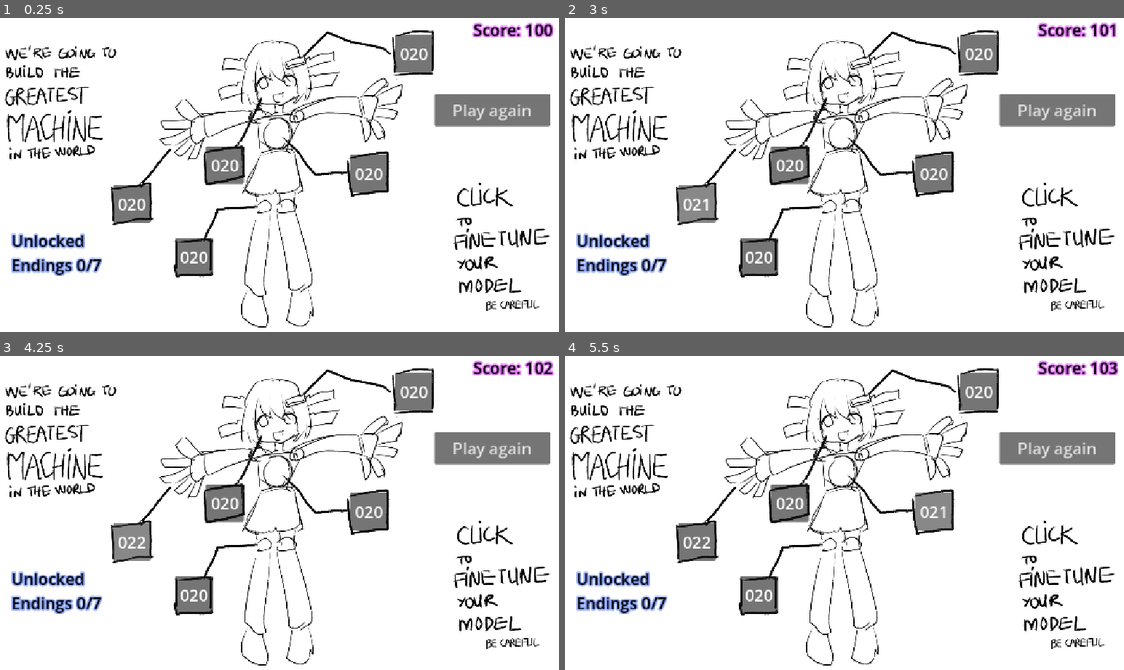
Above: before the commit, frames 1-4 (two rows, left to right).
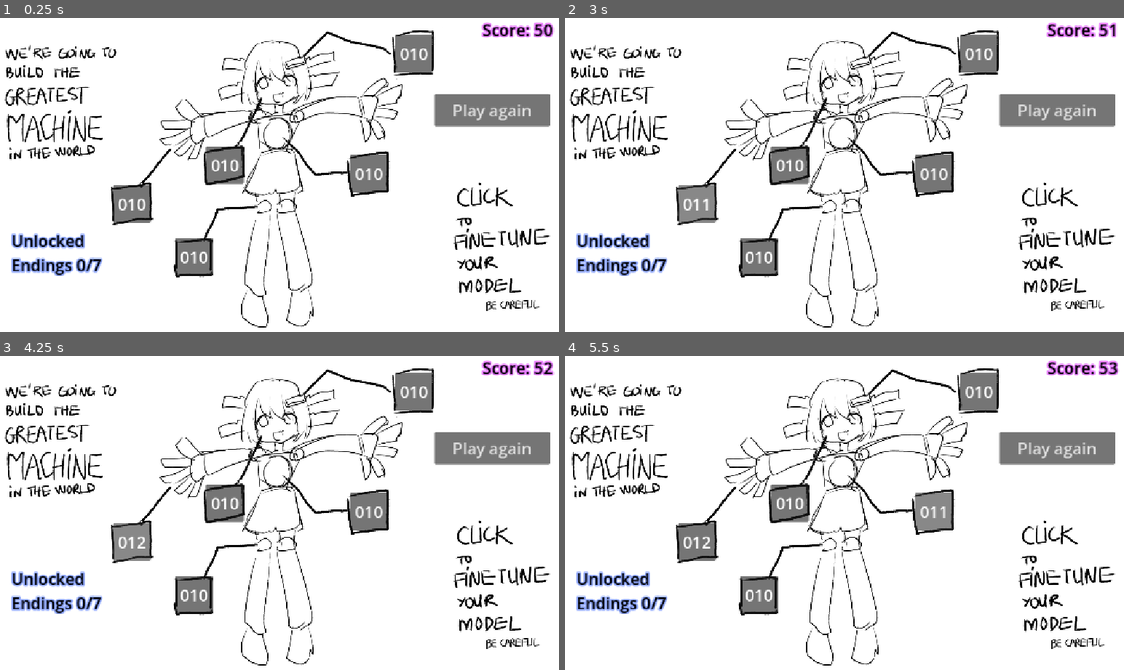
Above: after the commit, the same moments.

Repository: minh711/godot_finetuner-simulator
Game: Godot game, scene res://main.tscn
Same seed, same stepped clock (60 frames per second), same inputs: the game is played once before the commit and once after it.
Inputs:
- Up to frame 1 (0.25 s): no input
- Up to frame 2 (3 s): click "Play again" at 0.5 s; click "Play again" at 1.25 s; click "Play again" at 2 s; click "020" (after the commit: "010") at 2.75 s
- Up to frame 3 (4.25 s): click "021" (after the commit: "011") at 3.5 s
- Up to frame 4 (5.5 s): click "022" (after the commit: "012") at 4.25 s; click "020" (after the commit: "010") at 5 s

The runs differ from the first frame. In frame 1, 0.6% of the frame differs, in the area x 22-98%, y 1-79%; in frame 2, 0.6%; in frame 3, 0.6%; in frame 4, 0.6%.

Commit message:
feat: ending logic

Diff:
--- a/control.gd
+++ b/control.gd
@@ -1,37 +1,40 @@
 extends Control
 
 var specs = {}
-var last_hand_value := 20
+var last_values := {}
+var UPGRADE_VALUE = 15
+var DEFAULT_VALUE = 10
+var DOWNGRADE_VALUE = 5
 
 # Called when the node enters the scene tree for the first time.
 func _ready() -> void:
 	# --- Create Specs ---
 	var hand_spec = Spec.new()
-	hand_spec.value = 20
+	hand_spec.value = DEFAULT_VALUE
 	hand_spec.name = "Connectivity"
 	hand_spec.code = "CNT"
 	hand_spec.description = "The ability of the model to connect to a thing."
 
 	var core_spec = Spec.new()
-	core_spec.value = 20
+	core_spec.value = DEFAULT_VALUE
 	core_spec.name = "Core"
 	core_spec.code = "COR"
 	core_spec.description = "Central processing unit."
 
 	var interface_spec = Spec.new()
-	interface_spec.value = 20
+	interface_spec.value = DEFAULT_VALUE
 	interface_spec.name = "Interface"
 	interface_spec.code = "INT"
 	interface_spec.description = "Interaction layer."
 
 	var processor_spec = Spec.new()
-	processor_spec.value = 20
+	processor_spec.value = DEFAULT_VALUE
 	processor_spec.name = "Processor"
 	processor_spec.code = "CPU"
 	processor_spec.description = "Handles computation."
 
 	var leg_spec = Spec.new()
-	leg_spec.value = 20
+	leg_spec.value = DEFAULT_VALUE
 	leg_spec.name = "Mobility"
 	leg_spec.code = "LEG"
 	leg_spec.description = "Movement capability."
@@ -45,9 +48,11 @@
 
 	# --- Apply spec to each button immediately ---
 	for button in specs.keys():
+		var spec = specs[button]
+		last_values[spec.code] = spec.value
 		apply_spec_to_button(button)
 
-	$UnlockedEndings.text = "Unlocked\nEndings " + str(Global.unlocked_endings) + "/7"
+	$UnlockedEndings.text = "Unlocked\nEndings " + str(Global.unlocked_endings.size()) + "/7"
 
 
 # Called every frame. 'delta' is the elapsed time since the previous frame.
@@ -96,13 +101,13 @@
 	]
 
 	# --- COLOR LOGIC ---
-	if spec.value >= 30:
+	if spec.value >= UPGRADE_VALUE:
 		var green = Color(0, 1, 0)
 		button.add_theme_color_override("font_color", green)
 		button.add_theme_color_override("font_hover_color", green)
 		button.add_theme_color_override("font_pressed_color", green)
 
-	elif spec.value <= 10:
+	elif spec.value <= DOWNGRADE_VALUE:
 		var red = Color(1, 0, 0)
 		button.add_theme_color_override("font_color", red)
 		button.add_theme_color_override("font_hover_color", red)
@@ -148,24 +153,67 @@
 		sum += spec.value
 		$Score.text = "Score: %d" % sum
 
-	if last_hand_value < 30 and hand.value >= 30:
-		$Hand.texture = load("res://assets/hand_3.png")
-		play_sound("upgrade.mp3")
-
-	if last_hand_value >10 and hand.value <= 10:
-		$Hand.texture = load("res://assets/hand_1.png")
-		play_sound("downgrade.mp3")
-
-	last_hand_value = hand.value
+	for button in specs.keys():
+		var spec = specs[button]
+		var last = last_values[spec.code]
+
+		if last < UPGRADE_VALUE and spec.value >= UPGRADE_VALUE:
+			play_sound("upgrade.mp3")
+
+			if spec.code == "CNT":
+				$Hand.texture = load("res://assets/hand_3.png")
+			elif spec.code == "COR":
+				$Core.texture = load("res://assets/core_3.png")
+			elif spec.code == "INT":
+				$Head.texture = load("res://assets/head_3.png")
+			elif spec.code == "CPU":
+				pass
+			elif spec.code == "LEG":
+				$Leg.texture = load("res://assets/leg_3.png")
+
+		if last > DOWNGRADE_VALUE and spec.value <= DOWNGRADE_VALUE:
+			play_sound("downgrade.mp3")
+
+			if spec.code == "CNT":
+				$Hand.texture = load("res://assets/hand_1.png")
+			elif spec.code == "COR":
+				$Core.texture = load("res://assets/core_1.png")
+			elif spec.code == "INT":
+				$Head.texture = load("res://assets/head_1.png")
+			elif spec.code == "CPU":
+				pass
+			elif spec.code == "LEG":
+				$Leg.texture = load("res://assets/leg_1.png")
+
+		last_values[spec.code] = spec.value
 
 	# ENDINGS
-	#if sum >= 100 and hand.value > 20:
-		#Global.selected_background = "ed_2"
-		#get_tree().change_scene_to_file("res://final.tscn")
-
-	#if all_specs(func(s): return s.value > 10):
-		#print("All specs are strong")
-		#return
+	if any_spec(func(s): return s.value < 0):
+		go_to_final("ed_1")
+
+	if all_specs(func(s): return s.value > 15):
+		go_to_final("ed_2")
+
+	if (sum < 70 and leg.value > 15):
+		go_to_final("ed_3")
+
+	if (sum < 70 and hand.value > 15):
+		go_to_final("ed_4")
+
+	if (sum < 70 and interface.value > 15):
+		go_to_final("ed_5")
+
+	if (sum < 70 and core.value > 15):
+		go_to_final("ed_6")
+
+	if (sum < 70 and processor.value > 15):
+		go_to_final("ed_7")
+
+
+func go_to_final(ending: String):
+	Global.selected_background = ending
+	Global.unlocked_endings[ending] = true
+	get_tree().change_scene_to_file("res://final.tscn")
 
 func play_sound(sound_name: String) -> void:
 	var player = AudioStreamPlayer.new()
--- a/final.tscn
+++ b/final.tscn
@@ -19,6 +19,19 @@
 scale = Vector2(0.45, 0.45)
 texture = ExtResource("1_h0aww")
 
+[node name="Message" type="Label" parent="Control" unique_id=1873282426]
+layout_mode = 0
+offset_left = 1.0
+offset_top = 1.0
+offset_right = 1153.0
+offset_bottom = 80.111084
+theme_override_colors/font_color = Color(0, 0, 0, 1)
+theme_override_colors/font_outline_color = Color(0.738806, 0.7840265, 0.84876114, 1)
+theme_override_constants/outline_size = 12
+theme_override_font_sizes/font_size = 32
+horizontal_alignment = 1
+vertical_alignment = 1
+
 [node name="BtnPlayAgain" type="Button" parent="Control" unique_id=540923246]
 layout_mode = 0
 offset_left = 905.0
--- a/final_control.gd
+++ b/final_control.gd
@@ -5,7 +5,22 @@
 func _ready() -> void:
 	play_sound("end.mp3")
 	$Background.texture = load("res://assets/" + Global.selected_background + ".png")
-	pass # Replace with function body.
+
+	match Global.selected_background:
+		"ed_1":
+			$Message.text = "#1 Broken Ending: Can It Still Able To Be Fixed?"
+		"ed_2":
+			$Message.text = "#2 Perfection Ending: Replaced Human-Or Is It?"
+		"ed_3":
+			$Message.text = "#3 Corruption Ending: Everyone Loves Me"
+		"ed_4":
+			$Message.text = "#4 Happiness Ending: Connect Everyone Together"
+		"ed_5":
+			$Message.text = "#5 Poor Ending: Run Out Of Budget"
+		"ed_6":
+			$Message.text = "#6 Destruction Ending: The City Electricity Was Gone"
+		"ed_7":
+			$Message.text = "#7 World's End Ending: Nobody Can Fix Me"
 
 
 # Called every frame. 'delta' is the elapsed time since the previous frame.
--- a/global.gd
+++ b/global.gd
@@ -2,7 +2,7 @@
 
 
 var selected_background = ""
-var unlocked_endings = 0
+var unlocked_endings: Dictionary = {}
 
 
 # Called when the node enters the scene tree for the first time.
--- a/main.tscn
+++ b/main.tscn
@@ -157,7 +157,7 @@
 theme_override_colors/font_outline_color = Color(0.9045926, 0.48665977, 1, 1)
 theme_override_constants/outline_size = 12
 theme_override_font_sizes/font_size = 32
-text = "Score: 100"
+text = "Score: 50"
 horizontal_alignment = 2
 vertical_alignment = 1
 
--- a/project.godot
+++ b/project.godot
@@ -24,6 +24,11 @@
 
 window/stretch/mode="canvas_items"
 
+[gui]
+
+timers/tooltip_delay_sec=0.0
+timers/tooltip_delay_sec.editor_hint=0.05
+
 [physics]
 
 3d/physics_engine="Jolt Physics"
